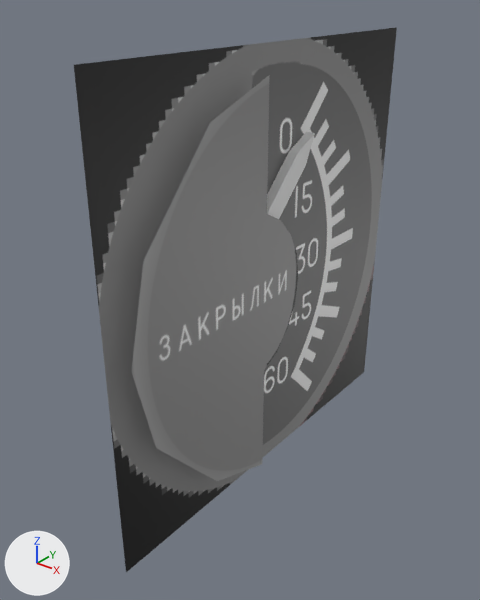
A saved change to the Blender file Panels/Instruments-3d/flaps_ind/flaps.blend.
Rendered twice from a 50 mm lens placed at (0.0313, -0.0419, 0.0226), pointed at (0.0001, -0.0029, -0.0015). The lights are fixed; the arrows at lower left show +X, +Y and +Z.

In view in the first picture: 'Circle.004', 'back', 'needle'.
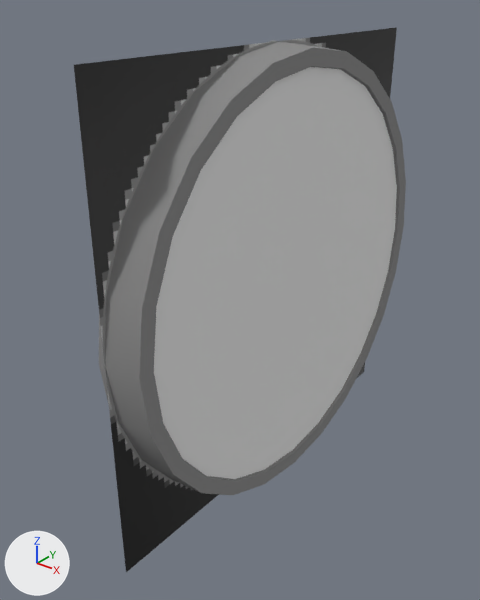
Diff of the bpy script that builds the scene:
```diff
--- a/Panels/Instruments-3d/flaps_ind/flaps.blend.py
+++ b/Panels/Instruments-3d/flaps_ind/flaps.blend.py
@@ me_plane @@
 me_plane.from_pydata(...)  # 4 vertices, 1 face; spans x -1.0..1.0, y -1.0..1.0, z 0.0
 # used by ob_back; location = (0.00139, 0.0, 0.0); rotation_euler = (0.0, 1.571, 0.0), in degrees (0, 90, 0); scale = (0.0185, 0.0185, 0.0185)
+# me_plane part 1: texture (UV) coordinates of 1 of 1 face, centred in x 0.0, y 0.0, z 0.0, changed; they spanned u 0.01..0.99, v 0.02..0.99 and now span u 0.0..1.0, v 0.0..1.0
 me_plane.materials.append(mat_flaps_bg_png)
@@ ob_bezel @@
 ob_bezel.scale = (0.38, 0.38, 0.38)
-ob_bezel.hide_set(True)  # its collection is switched off
@@ ob_glass @@
 ob_glass.scale = (0.0179, 0.0179, 0.0179)
-ob_glass.hide_set(True)  # its collection is switched off
```

Where the change shows, as pixel boxes (x1, y1, x2, y2) in the pictures (480 x 600 px):
'glass', shown: after (154, 67, 397, 479)
'bezel', shown: after (99, 40, 406, 495)
part 1 of me_plane, surface changed (grey to black): (74, 28, 397, 572) in both
'Circle.004', unchanged, covered by the edit: before (131, 75, 298, 481)
'needle', unchanged, covered by the edit: before (267, 132, 315, 219)
